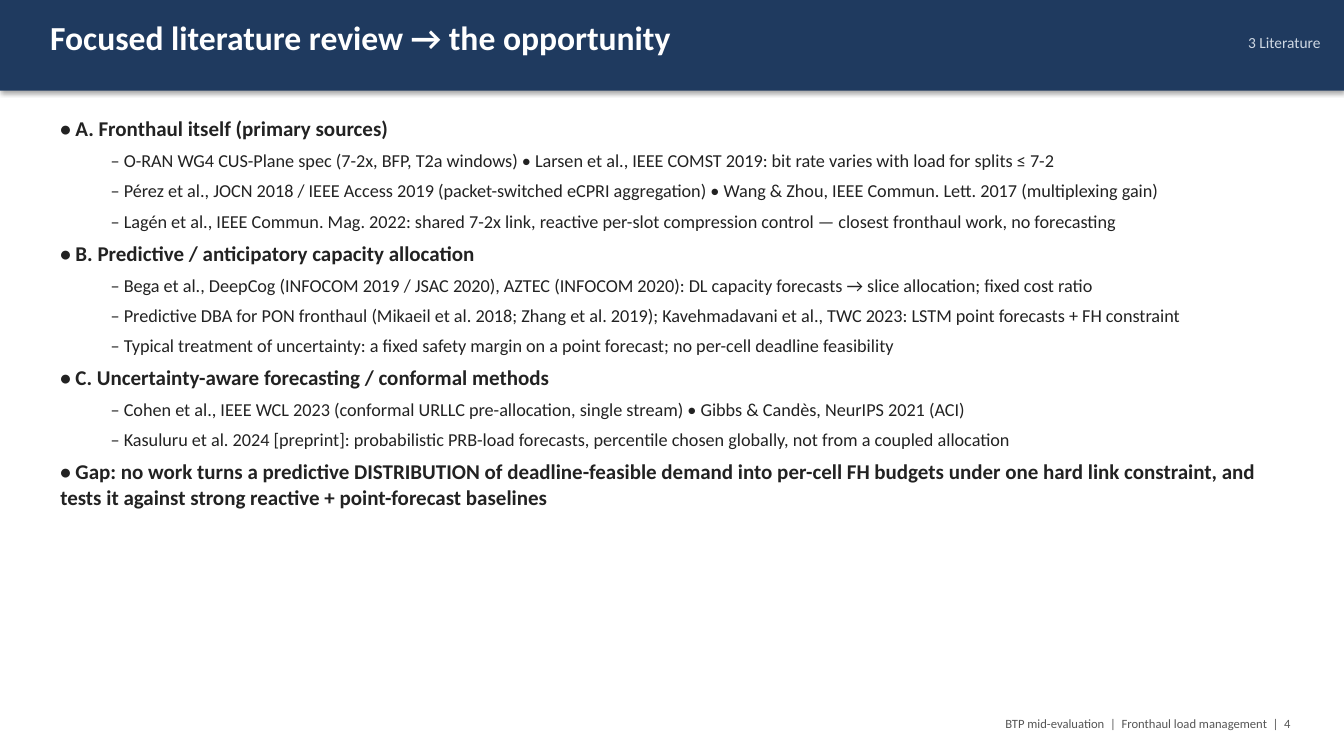
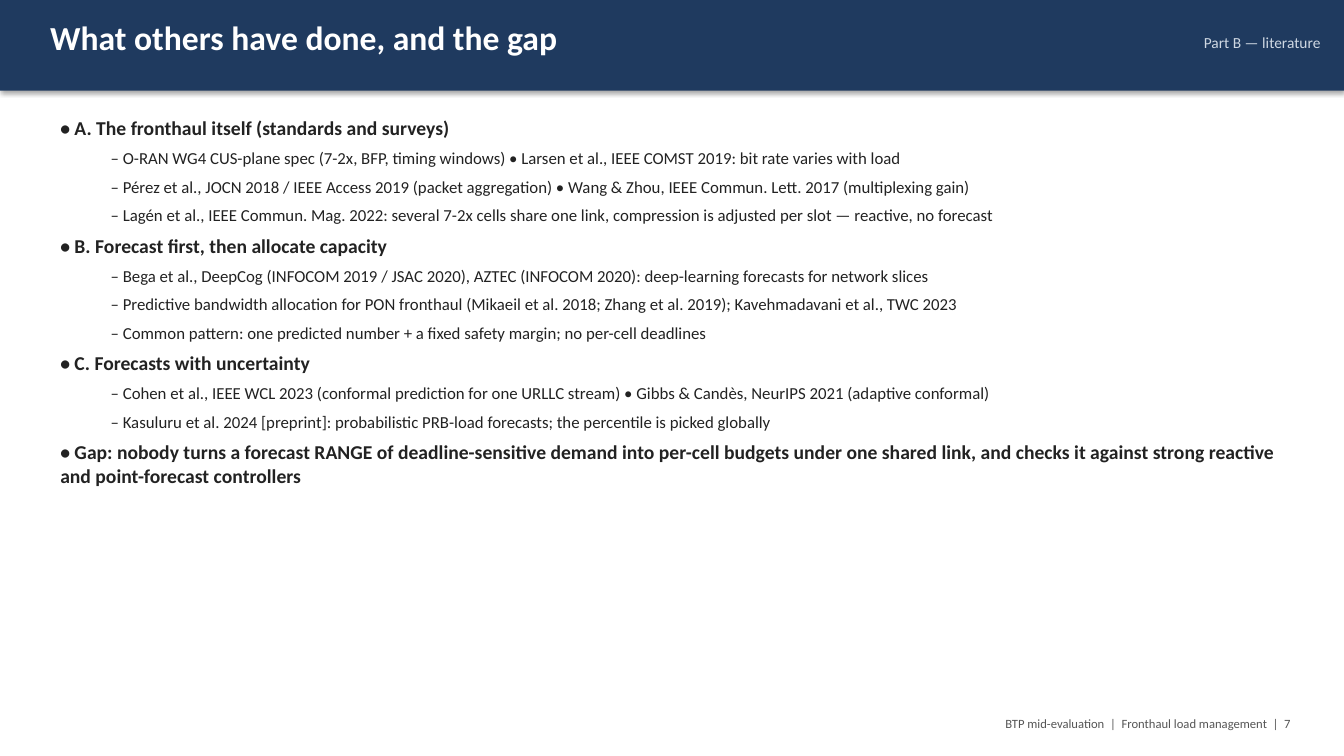
Before and after one commit to Harshvardhan-To1/BTP, a slide deck: slide 7 of docs/fhlm/BTP_midterm_fronthaul_load_management.pptx (slide 4 before the commit). Drawn at 1344x756 pixels with LibreOffice and Linux fonts; fonts in the diff are those of the drawing. Boxes give left, top, right and bottom in pixels: in the first picture for what was removed or moved away, otherwise in the second. Text is boxed around its words. In the diff, an @@ line names an element or a change of style, - is before the commit and + after.

```diff
--- a/docs/fhlm/BTP_midterm_fronthaul_load_management.pptx
+++ b/docs/fhlm/BTP_midterm_fronthaul_load_management.pptx
@@ text at (x1=50, y1=26, x2=557, y2=56): text changed @@
-Focused literature review → the opportunity
+What others have done, and the gap
@@ text at (x1=1204, y1=37, x2=1320, y2=48): text changed @@
-3 Literature
+Part B — literature
@@ text at (x1=60, y1=120, x2=1274, y2=486): text changed; size 13 to 12 pt @@
-• A. Fronthaul itself (primary sources)
-  – O-RAN WG4 CUS-Plane spec (7-2x, BFP, T2a windows) • Larsen et al., IEEE COMST 2019: bit rate varies with load for splits ≤ 7-2
-  – Pérez et al., JOCN 2018 / IEEE Access 2019 (packet-switched eCPRI aggregation) • Wang & Zhou, IEEE Commun. Lett. 2017 (multiplexing gain)
-  – Lagén et al., IEEE Commun. Mag. 2022: shared 7-2x link, reactive per-slot compression control — closest fronthaul work, no forecasting
-• B. Predictive / anticipatory capacity allocation
-  – Bega et al., DeepCog (INFOCOM 2019 / JSAC 2020), AZTEC (INFOCOM 2020): DL capacity forecasts → slice allocation; fixed cost ratio
-  – Predictive DBA for PON fronthaul (Mikaeil et al. 2018; Zhang et al. 2019); Kavehmadavani et al., TWC 2023: LSTM point forecasts + FH constraint
-  – Typical treatment of uncertainty: a fixed safety margin on a point forecast; no per-cell deadline feasibility
-• C. Uncertainty-aware forecasting / conformal methods
-  – Cohen et al., IEEE WCL 2023 (conformal URLLC pre-allocation, single stream) • Gibbs & Candès, NeurIPS 2021 (ACI)
-  – Kasuluru et al. 2024 [preprint]: probabilistic PRB-load forecasts, percentile chosen globally, not from a coupled allocation
-• Gap: no work turns a predictive DISTRIBUTION of deadline-feasible demand into per-cell FH budgets under one hard link constraint, and tests it against strong reactive + point-forecast baselines
+• A. The fronthaul itself (standards and surveys)
+  – O-RAN WG4 CUS-plane spec (7-2x, BFP, timing windows) • Larsen et al., IEEE COMST 2019: bit rate varies with load
+  – Pérez et al., JOCN 2018 / IEEE Access 2019 (packet aggregation) • Wang & Zhou, IEEE Commun. Lett. 2017 (multiplexing gain)
+  – Lagén et al., IEEE Commun. Mag. 2022: several 7-2x cells share one link, compression is adjusted per slot — reactive, no forecast
+• B. Forecast first, then allocate capacity
+  – Bega et al., DeepCog (INFOCOM 2019 / JSAC 2020), AZTEC (INFOCOM 2020): deep-learning forecasts for network slices
+  – Predictive bandwidth allocation for PON fronthaul (Mikaeil et al. 2018; Zhang et al. 2019); Kavehmadavani et al., TWC 2023
+  – Common pattern: one predicted number + a fixed safety margin; no per-cell deadlines
+• C. Forecasts with uncertainty
+  – Cohen et al., IEEE WCL 2023 (conformal prediction for one URLLC stream) • Gibbs & Candès, NeurIPS 2021 (adaptive conformal)
+  – Kasuluru et al. 2024 [preprint]: probabilistic PRB-load forecasts; the percentile is picked globally
+• Gap: nobody turns a forecast RANGE of deadline-sensitive demand into per-cell budgets under one shared link, and checks it against strong reactive and point-forecast controllers
@@ text at (x1=1005, y1=719, x2=1290, y2=730): text changed @@
-BTP mid-evaluation | Fronthaul load management | 4
+BTP mid-evaluation | Fronthaul load management | 7
```
Also in this commit, not shown: 19 other slides changed, 4 slides added, 7 other files.
